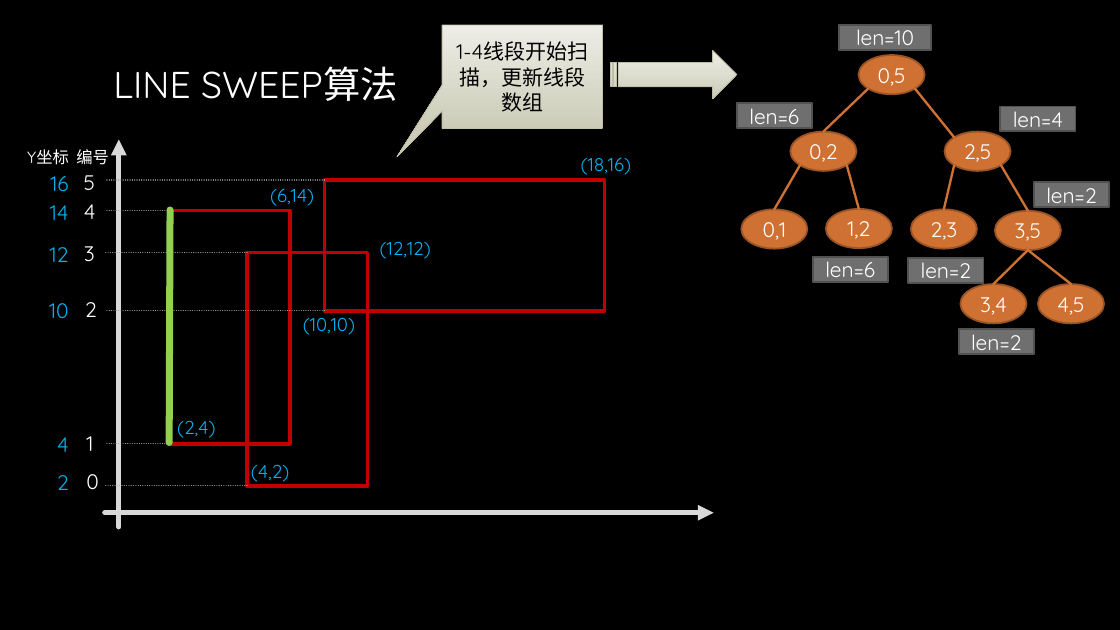
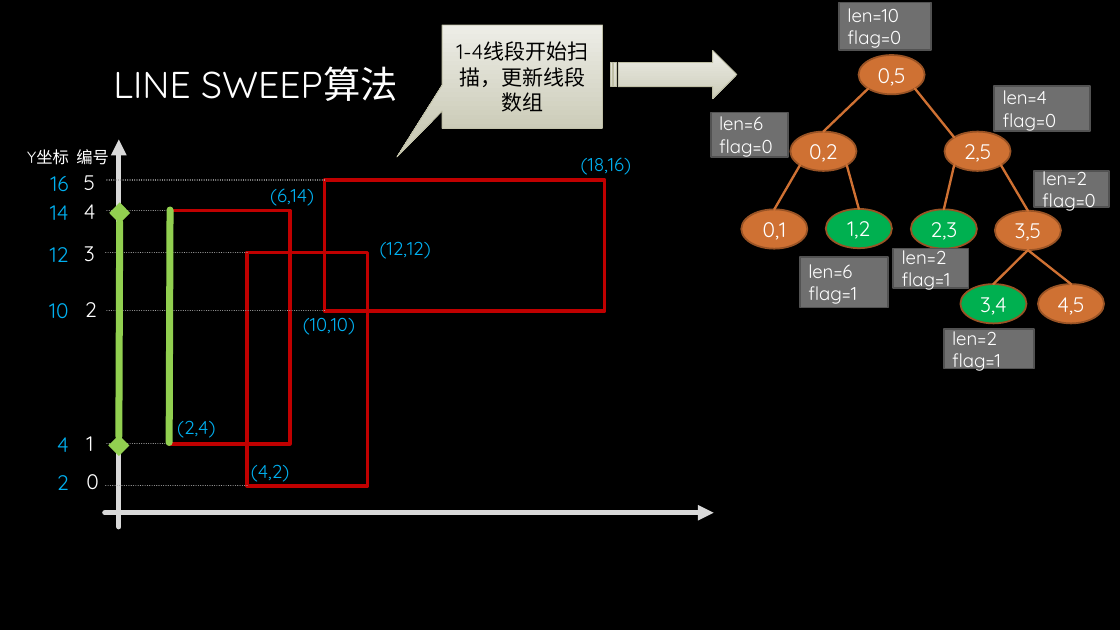
Before and after one commit to gzshawnliang/competitive-programming, a slide deck: slide 22 of doc/Other/RMQ问题.pptx. Drawn at 1120x630 pixels with LibreOffice and Linux fonts; fonts in the diff are those of the drawing; background and template pictures are left out. Boxes give left, top, right and bottom in pixels: in the first picture for what was removed or moved away, otherwise in the second. Text is boxed around its words. In the diff, an @@ line names an element or a change of style, - is before the commit and + after.

```diff
--- a/doc/Other/RMQ问题.pptx
+++ b/doc/Other/RMQ问题.pptx
@@ rectangle "len=10": place and size @@
-rectangle "len=10" at <box>839,25,931,50</box>
+rectangle "len=10" at <box>839,3,931,50</box>
@@ text in rectangle at <box>847,8,898,22</box>: size 18 to 16 pt in "len=10"; alignment centre to left @@
@@ text in rectangle at <box>847,30,901,48</box>: paragraph added @@
+flag=0
@@ rectangle "len=4": place and size @@
-rectangle "len=4" at <box>1001,107,1075,132</box>
+rectangle "len=4" at <box>995,86,1091,131</box>
@@ rectangle "len=6": place and size @@
-rectangle "len=6" at <box>737,103,812,129</box>
+rectangle "len=6" at <box>711,113,788,157</box>
@@ text in rectangle at <box>719,111,763,130</box>: size 18 to 16 pt in "len=6"; alignment centre to left @@
@@ text in rectangle at <box>1003,113,1057,133</box>: paragraph added @@
+flag=0
@@ text in rectangle at <box>1003,90,1048,104</box>: size 18 to 16 pt in "len=4"; alignment centre to left @@
@@ text in rectangle at <box>719,139,773,159</box>: paragraph added @@
+flag=0
@@ rectangle "len=2": place and size @@
-rectangle "len=2" at <box>1034,182,1109,208</box>
+rectangle "len=2" at <box>1034,171,1109,207</box>
@@ text in rectangle at <box>1042,165,1087,185</box>: size 18 to 16 pt in "len=2"; alignment centre to left @@
@@ text in rectangle at <box>1042,193,1096,213</box>: paragraph added @@
+flag=0
@@ double arrow added from (120, 213) to (118, 445), #92D050 6 pt @@
@@ rectangle "len=6": place and size @@
-rectangle "len=6" at <box>813,257,888,282</box>
+rectangle "len=6" at <box>800,257,888,308</box>
@@ text in rectangle at <box>808,264,852,278</box>: size 18 to 16 pt in "len=6"; alignment centre to left @@
@@ rectangle "len=2": place and size @@
-rectangle "len=2" at <box>908,258,983,283</box>
+rectangle "len=2" at <box>894,249,969,288</box>
@@ text in rectangle at <box>902,244,947,264</box>: size 18 to 16 pt in "len=2"; alignment centre to left @@
@@ text in rectangle at <box>808,286,857,304</box>: paragraph added @@
+flag=1
@@ text in rectangle at <box>902,272,951,293</box>: paragraph added @@
+flag=1
@@ fill #CF7133 to #00B050 in 3 elements at <box>826,209,892,249</box>, <box>911,209,977,249</box>, <box>960,284,1027,323</box> @@
@@ rectangle "len=2": place and size @@
-rectangle "len=2" at <box>960,329,1034,355</box>
+rectangle "len=2" at <box>944,329,1034,369</box>
@@ text in rectangle at <box>952,325,997,345</box>: size 18 to 16 pt in "len=2"; alignment centre to left @@
@@ text in rectangle at <box>952,353,1001,373</box>: paragraph added @@
+flag=1
```
Also in this commit, not shown: 5 other slides changed, 1 other file.
